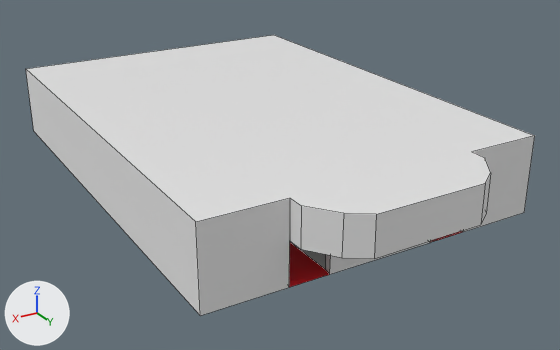
The Blender file Blender/Teatro_Estructura.blend: old version first, new version second.
Both versions are drawn from a camera (50 mm lens) standing at (33.4, 61.5, 25.6) and looking at (-0.9, 4.5, -2.9). The axes (+X, +Y, +Z) are drawn at lower left. The lights are the same throughout. Mesh edges are drawn as thin lines.
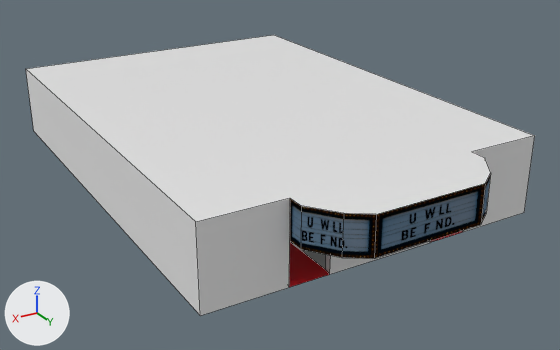
Where the change shows, as pixel boxes [x1, y1, x2, y2] in the pictures (560 x 350 px):
'Cube', surface changed
    both: [275, 172, 493, 262]
part 1 of me_cube_001, surface changed (grey to blue)
    both: [290, 173, 491, 259]

Patch to the scene script:
```diff
--- a/Blender/Teatro_Estructura.blend.py
+++ b/Blender/Teatro_Estructura.blend.py
@@ img_cartel_png_001 @@
+img_cartel_png_001 = load_image('Cartel.png.001', '../Imágenes útiles/textures/Cartel.png', 1024, 1024, 'sRGB')
@@ img_cartel_png @@
+img_cartel_png = load_image('Cartel.png', '../Imágenes útiles/Cartel.png', 1024, 1024, 'sRGB')
@@ mat_material @@
 n0 = _N.new('ShaderNodeBsdfPrincipled'); n0.name = 'Principled BSDF'
 n0.subsurface_method = 'BURLEY'
+n0.inputs[13].default_value = 0.0  # 'Specular IOR Level'
 n1 = _N.new('ShaderNodeOutputMaterial'); n1.name = 'Material Output'
+n2 = _N.new('ShaderNodeTexImage'); n2.name = 'Image Texture'
+n2.image = img_cartel_png
+n3 = _N.new('ShaderNodeNormalMap'); n3.name = 'Normal Map'
+n3.inputs[0].default_value = 0.4  # 'Strength'
+n4 = _N.new('ShaderNodeTexImage'); n4.name = 'Image Texture.001'
+n4.image = img_cartel_png_001
 _L.new(n0.outputs[0], n1.inputs[0])  # 'BSDF' to 'Surface'
+_L.new(n2.outputs[0], n0.inputs[0])  # 'Color' to 'Base Color'
+_L.new(n4.outputs[0], n3.inputs[1])  # 'Color' to 'Color'
+_L.new(n3.outputs[0], n0.inputs[5])  # 'Normal' to 'Normal'
@@ me_cube_001 @@
 me_cube_001.from_pydata(...)  # 50 vertices, 30 faces; spans x -15.2..15.2, y -21.0..26.0, z -3.5..3.5
 # used by ob_cube; location = (0.0, 0.0, 0.0)
+# me_cube_001 part 1: texture (UV) coordinates of 10 of 30 faces, centred in x -15.2..8.3, y -21.0..26.0, z 0.0..1.9, changed; they spanned u 0.31..2.17, v 0.39..0.95 and now span u -1.54..3.52, v 0.33..0.8
 me_cube_001.materials.append(mat_rojo)
```
